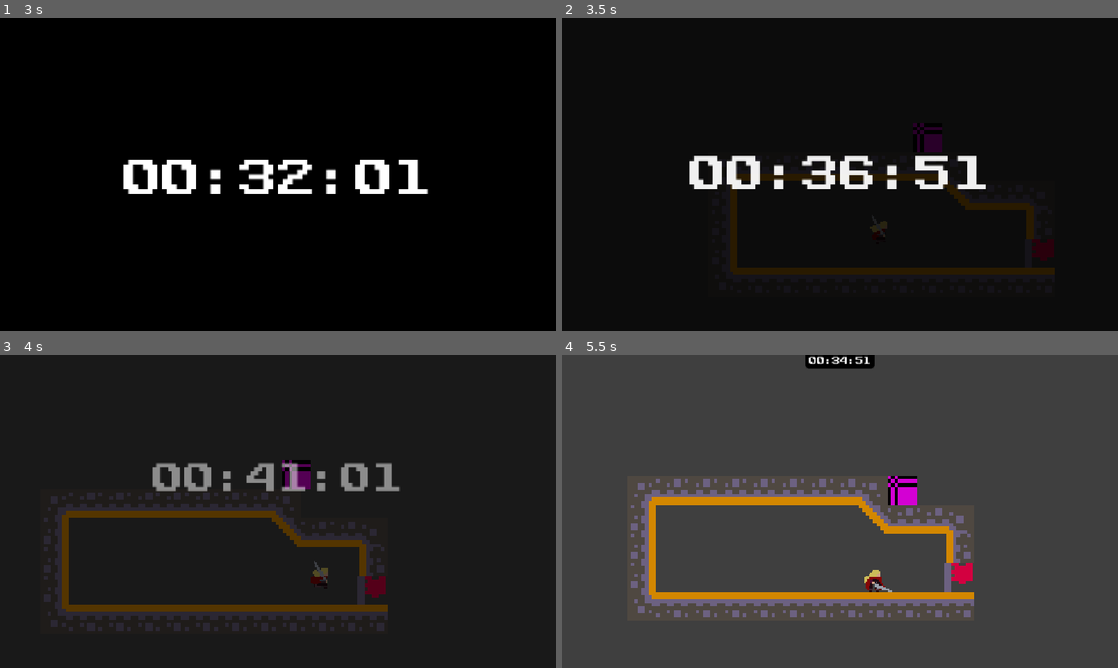
Above: before the commit, frames 1-4 (two rows, left to right).
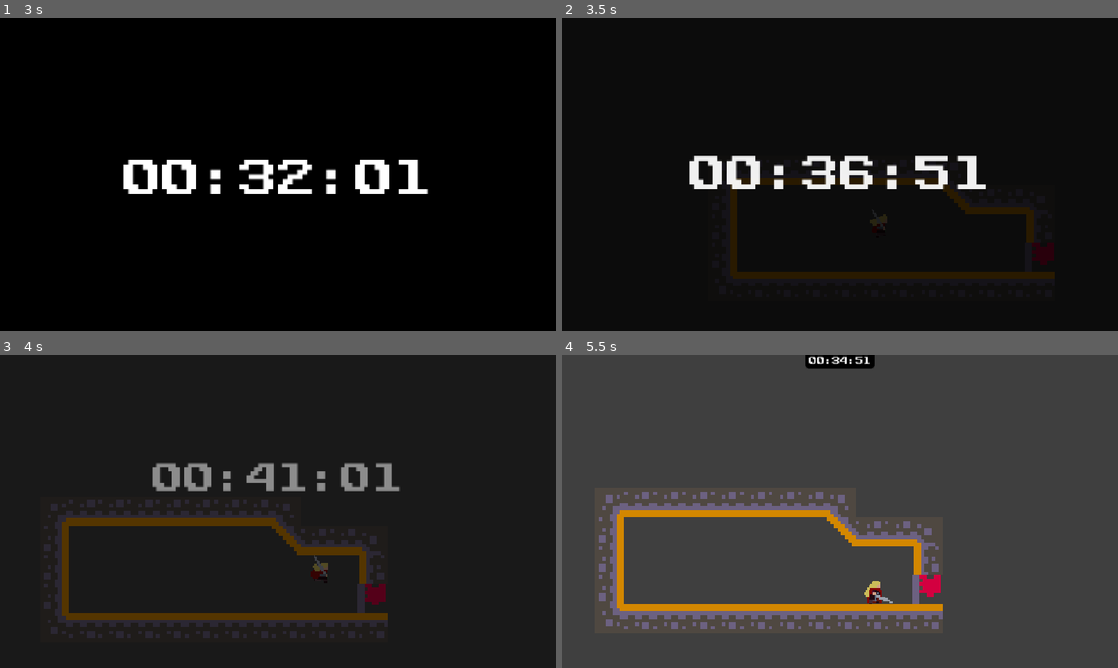
Above: after the commit, the same moments.

Repository: GameJam-NACRE/GMTK-2026
Game: Godot game, scene res://main.tscn
Two runs of this game, one before a commit and one after it. Both use one fixed random seed, a clock stepped at 60 frames per second and the inputs below.
Inputs:
- Up to frame 1 (3 s): tap Enter (attack) at 0.5, 1.35 s; hold D (move_right) 0.53-2.03 s; tap W (move_up) at 0.6, 0.77, 1.07, 1.52, 1.55, 1.82, 2.3 s; hold A (move_left) 2.03-2.78 s; hold E (open_door) 2.03-2.78 s; hold D (move_right) from 2.78 s (still down); tap Shift (run) at 2.85 s
- Up to frame 2 (3.5 s): keep holding D (move_right); tap W (move_up) at 3.02, 3.05, 3.32 s
- Up to frame 3 (4 s): keep holding D (move_right); tap P at 3.6 s; tap W (move_up) at 3.77, 3.8 s
- Up to frame 4 (5.5 s): tap W (move_up) at 4.07, 4.52, 4.55, 4.82, 5.1 s; release D (move_right) at 4.28 s; hold A (move_left) 4.28-5.03 s; tap O at 4.35 s; hold D (move_right) from 5.03 s (still down)

Frame 1 is identical in both runs. In frame 2, 3.1% of the frame differs, in the area x 30-89%, y 33-84%; in frame 3, 11%; in frame 4, 13%, in the area x 6-75%, y 38-88%.

Commit message:
bug fix basenemey + ajout knockback player

Diff:
--- a/scenes/levels/level_base.tscn
+++ b/scenes/levels/level_base.tscn
@@ -8,6 +8,7 @@
 [node name="LevelBase" type="Node2D" unique_id=659112569]
 
 [node name="TileMapLayer" type="TileMapLayer" parent="." unique_id=1575191976]
+z_index = 2
 texture_filter = 1
 scale = Vector2(5, 5)
 tile_set = ExtResource("4_g7p6o")
--- a/scenes/levels/phase0/level_0.tscn
+++ b/scenes/levels/phase0/level_0.tscn
@@ -4,7 +4,6 @@
 [ext_resource type="PackedScene" uid="uid://c2qe3wclb74iq" path="res://scenes/levels/level_base.tscn" id="2_owwfv"]
 [ext_resource type="PackedScene" uid="uid://sovpl6crotce" path="res://scenes/levels/components/dial_area.tscn" id="2_qkbp5"]
 [ext_resource type="PackedScene" uid="uid://fxl603dmke47" path="res://scenes/items/time_collectible.tscn" id="4_l1gp7"]
-[ext_resource type="PackedScene" uid="uid://b0f8nooig72mi" path="res://scenes/enemies/patrol_enemy_0.tscn" id="5_15vnu"]
 
 [node name="Level0" unique_id=659112569 instance=ExtResource("2_owwfv")]
 script = ExtResource("1_t37um")
@@ -31,20 +30,4 @@
 [node name="TimeCollectibles" type="Node2D" parent="." index="4" unique_id=1796668220]
 
 [node name="TimeCollectible" parent="TimeCollectibles" index="0" unique_id=357789584 instance=ExtResource("4_l1gp7")]
-position = Vector2(466, 526)
-
-[node name="PatrolEnemy" parent="." index="5" unique_id=620113945 instance=ExtResource("5_15vnu")]
-position = Vector2(552, 531)
-
-[node name="PointB" parent="PatrolEnemy" index="0" unique_id=912521414]
-position = Vector2(127, 13)
-
-[node name="PointA" parent="PatrolEnemy" index="1" unique_id=834587806]
-position = Vector2(-63, 10)
-
-[node name="PatrolEnemy" parent="PatrolEnemy" index="2" unique_id=716057530]
-position = Vector2(-17, -171)
-move_speed = null
-max_health = null
-
-[editable path="PatrolEnemy"]
+position = Vector2(477, 524)
--- a/scenes/player/player.tscn
+++ b/scenes/player/player.tscn
@@ -607,14 +607,17 @@
 }]
 
 [sub_resource type="RectangleShape2D" id="RectangleShape2D_0xm2m"]
-size = Vector2(22, 33.75)
+size = Vector2(28, 26)
 
 [sub_resource type="CapsuleShape2D" id="CapsuleShape2D_hs8x0"]
 radius = 19.0
 height = 56.0
 
 [node name="Player" type="CharacterBody2D" unique_id=1775035572]
+z_index = 1
 script = ExtResource("1_dovo2")
+jump_velocity = -600.0
+short_hop_divisor = 3.0
 
 [node name="AnimatedSprite2D" type="AnimatedSprite2D" parent="." unique_id=1175913929]
 texture_filter = 1
@@ -629,7 +632,7 @@
 metadata/_edit_group_ = true
 
 [node name="CollisionShape2D" type="CollisionShape2D" parent="." unique_id=356746501]
-position = Vector2(0, -9)
+position = Vector2(1, -5)
 shape = SubResource("RectangleShape2D_0xm2m")
 
 [node name="HitBox" type="Area2D" parent="." unique_id=1166877280]
--- a/src/player/player.gd
+++ b/src/player/player.gd
@@ -3,7 +3,6 @@
 @onready var animated_sprite_2d: AnimatedSprite2D = $AnimatedSprite2D
 @onready var hit_box: Area2D = $HitBox
 
-@export var Knockback_force: int = 1
 
 @export var speed = 300.0
 @export var run_speed = 500.0
@@ -12,6 +11,7 @@
 @export var attack_speed_scale = 1.5
 @export var attack_1_active_frame = 2
 @export var attack_2_active_frame = 3
+@export var knockback_force: int = 1
 
 var is_attacking = false
 var is_running = false
@@ -48,7 +48,7 @@
 
 
 func _on_enemy_contact(enemy_pos: Vector2) -> void:
-	var knockback_clamped = clamp(Knockback_force, 0, 10)
+	var knockback_clamped = clamp(knockback_force, 0, 10)
 	velocity = (self.position - enemy_pos).normalized() * (500 * knockback_clamped)
 	if is_on_floor():
 		velocity.y = -(200 * knockback_clamped)
@@ -66,13 +66,14 @@
 
 	var current_speed = run_speed if is_running else speed
 
-	velocity.x = direction * current_speed if direction else move_toward(velocity.x, 0, speed)
+	if not is_knocked_back:
+		velocity.x = direction * current_speed if direction else move_toward(velocity.x, 0, speed)
 
-	if Input.is_action_just_pressed("move_up") and is_on_floor():
-		velocity.y = jump_velocity
+		if Input.is_action_just_pressed("move_up") and is_on_floor():
+			velocity.y = jump_velocity
 
-	if Input.is_action_just_released("move_up") and velocity.y < 0:
-		velocity.y = jump_velocity / short_hop_divisor
+		if Input.is_action_just_released("move_up") and velocity.y < 0:
+			velocity.y = jump_velocity / short_hop_divisor
 
 	move_and_slide()
 
